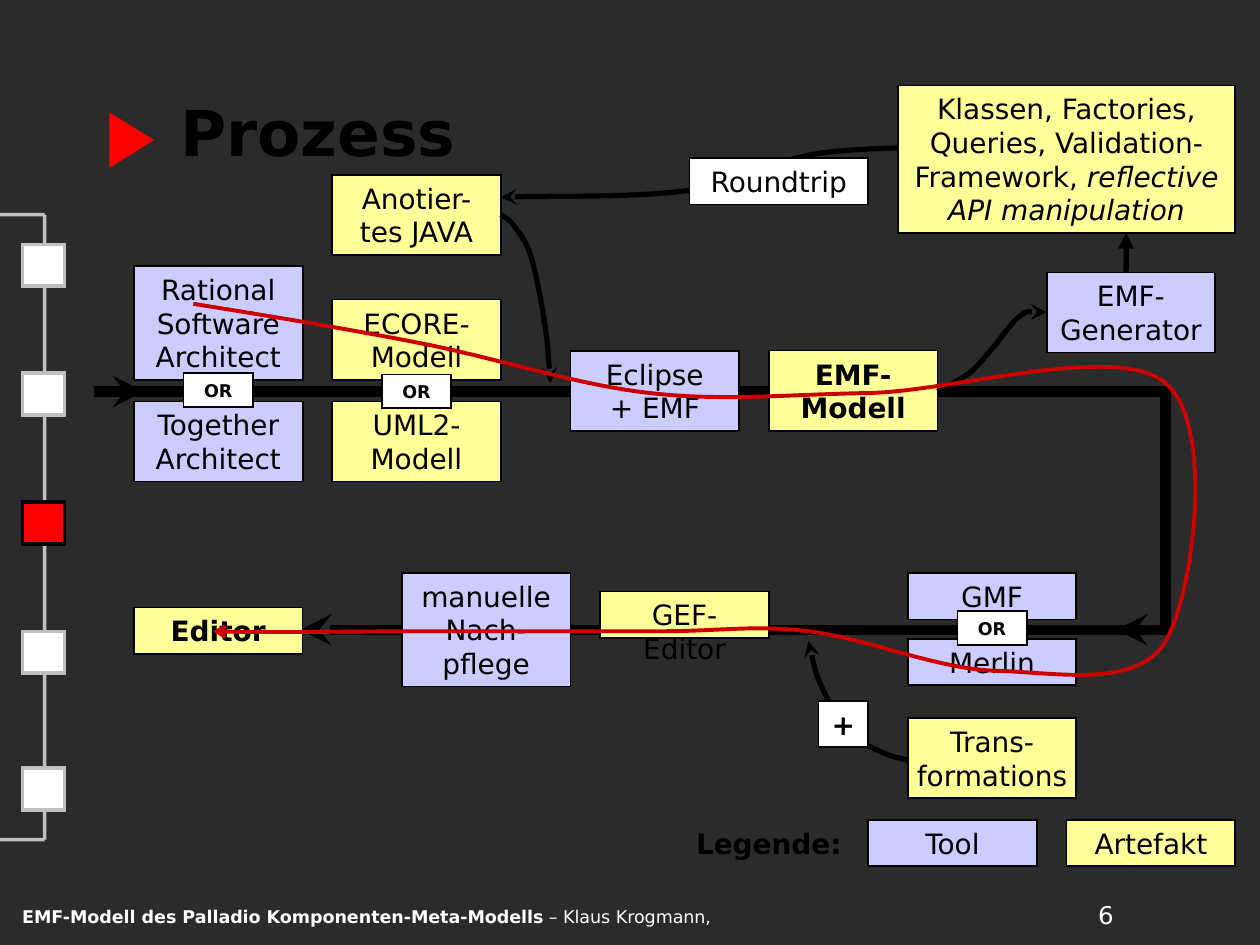
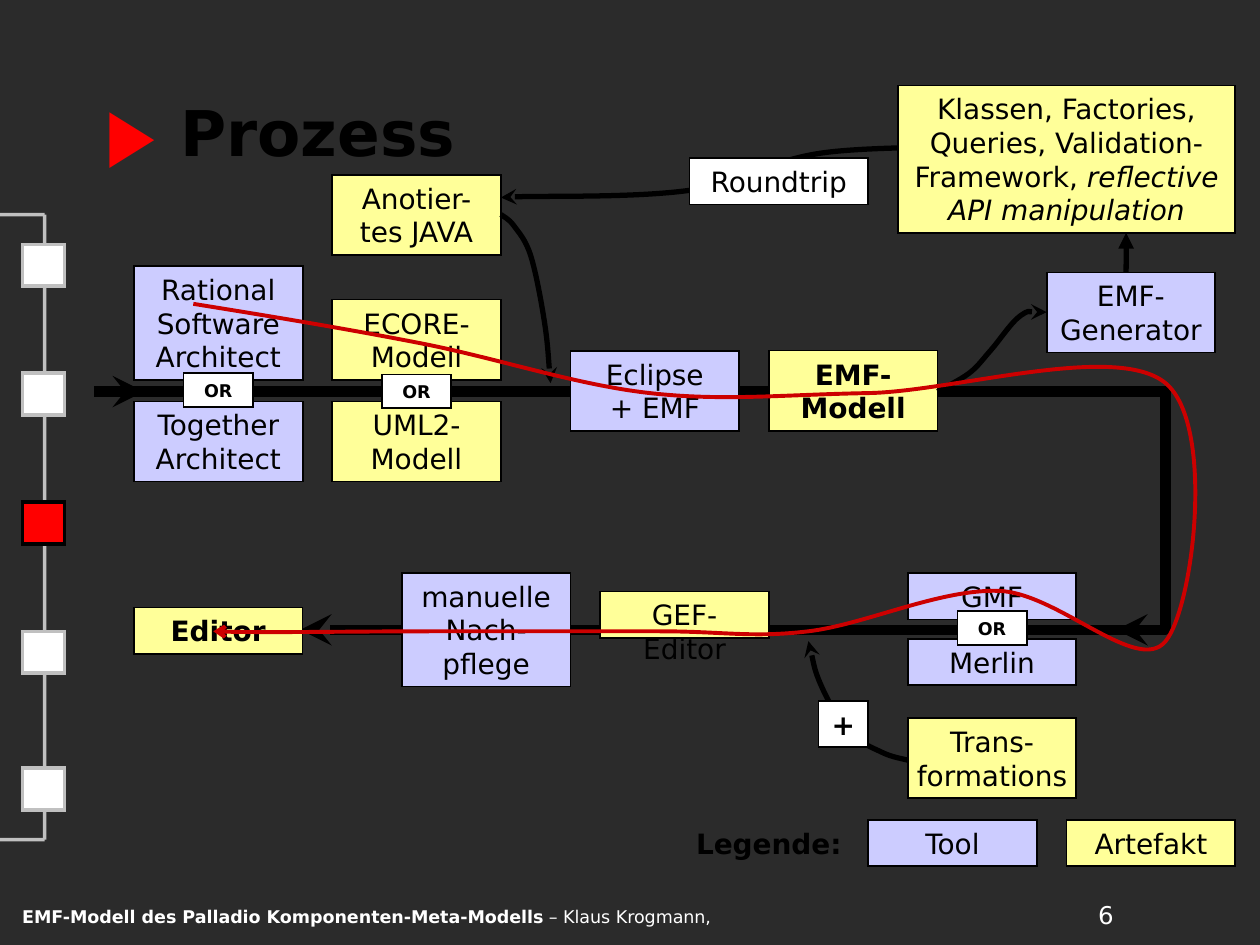
Before and after one commit to PalladioSimulator/Palladio-Core-PCM, a slide deck: slide 6 of trunk/doc/Proposal/Folien/Proposal01.ppt. Drawn at 1260x945 pixels with LibreOffice and Linux fonts; fonts in the diff are those of the drawing; background and template pictures are left out; a plain dark background stands for a picture behind light text. Boxes give left, top, right and bottom in pixels: in the first picture for what was removed or moved away, otherwise in the second. Text is boxed around its words. In the diff, an @@ line names an element or a change of style, - is before the commit and + after.

Commit message:
- Korrektur: Verwendung von GMF statt Merlin

```diff
--- a/trunk/doc/Proposal/Folien/Proposal01.ppt
+++ b/trunk/doc/Proposal/Folien/Proposal01.ppt
@@ freeform shape resized from (x1=193, y1=304, x2=1215, y2=689) to (x1=193, y1=304, x2=1215, y2=675) @@
```
